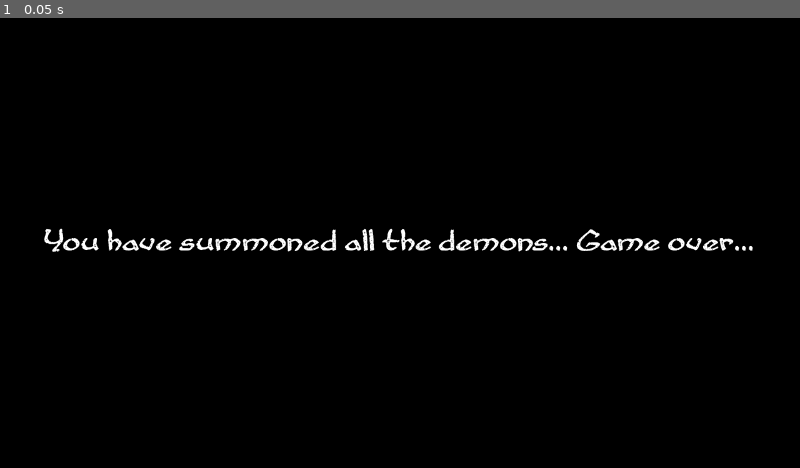
Above: before the commit, frame 1.
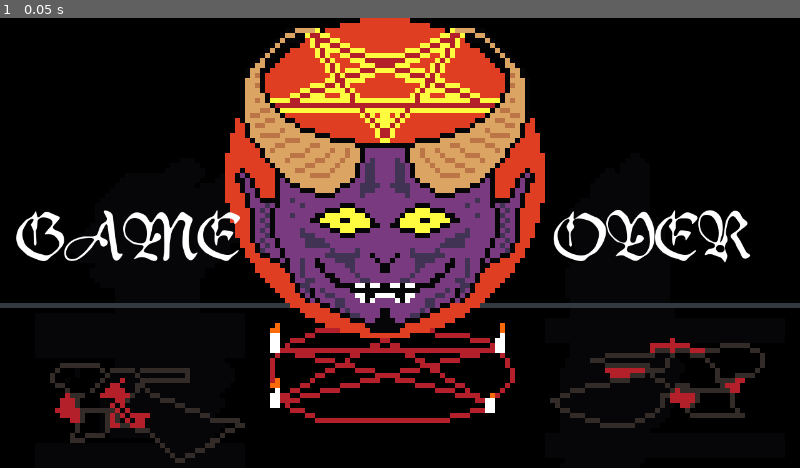
Above: after the commit, the same moment.

Repository: adrientremblay/ld55
Game: Godot game, scene res://scenes/end_scene.tscn
Two runs of this game, one before a commit and one after it. Both use one fixed random seed, a clock stepped at 60 frames per second and the inputs below. This scene is started directly instead of the project's main scene.
Inputs:
- Up to frame 1 (0.05 s): no input

The runs differ from the first frame. In frame 1, 28% of the frame differs, in the area x 0-100%, y 0-99%.

Commit message:
Improved gameover screen

Diff:
--- a/scenes/end_scene.tscn
+++ b/scenes/end_scene.tscn
@@ -1,10 +1,11 @@
-[gd_scene load_steps=3 format=3 uid="uid://ciy18wkmjqixj"]
+[gd_scene load_steps=4 format=3 uid="uid://ciy18wkmjqixj"]
 
-[ext_resource type="FontFile" uid="uid://kdp07euhvpmi" path="res://assets/fonts/Cup and Talon.ttf" id="1_dlos6"]
+[ext_resource type="Texture2D" uid="uid://chl6wxewawcnv" path="res://assets/images/end_screen.png" id="1_ck8mw"]
+[ext_resource type="FontFile" uid="uid://b3quk5mq2160f" path="res://assets/fonts/DUKEPLUS.TTF" id="2_qnbya"]
 
 [sub_resource type="LabelSettings" id="LabelSettings_i61hv"]
-font = ExtResource("1_dlos6")
-font_size = 60
+font = ExtResource("2_qnbya")
+font_size = 100
 
 [node name="Control" type="Control"]
 layout_mode = 3
@@ -14,7 +15,17 @@
 grow_horizontal = 2
 grow_vertical = 2
 
+[node name="TextureRect" type="TextureRect" parent="."]
+layout_mode = 1
+anchors_preset = 15
+anchor_right = 1.0
+anchor_bottom = 1.0
+grow_horizontal = 2
+grow_vertical = 2
+texture = ExtResource("1_ck8mw")
+
 [node name="ColorRect" type="ColorRect" parent="."]
+visible = false
 layout_mode = 1
 anchors_preset = 15
 anchor_right = 1.0
@@ -30,11 +41,11 @@
 anchor_top = 0.5
 anchor_right = 0.5
 anchor_bottom = 0.5
-offset_left = -570.0
-offset_top = -28.5
-offset_right = 570.0
-offset_bottom = 28.5
+offset_left = -614.0
+offset_top = -67.0
+offset_right = 588.0
+offset_bottom = 67.0
 grow_horizontal = 2
 grow_vertical = 2
-text = "You have summoned all the demons... Game over..."
+text = "GAME                    OVER"
 label_settings = SubResource("LabelSettings_i61hv")
Binary file added: assets/images/background.aseprite
Binary file changed: assets/images/demon5-Sheet.png
Binary file changed: assets/images/demon5.aseprite
Binary file added: assets/images/end_screen.png
Not shown, added: assets/images/end_screen.png.import
